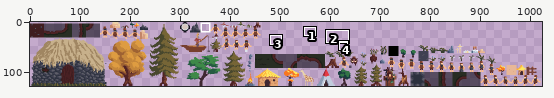
A sprite sheet gets an edit: android/assets/atlas/auto.png. The picture above shows the old version from afar; the outline marks the close-up.
Close-up. Before:
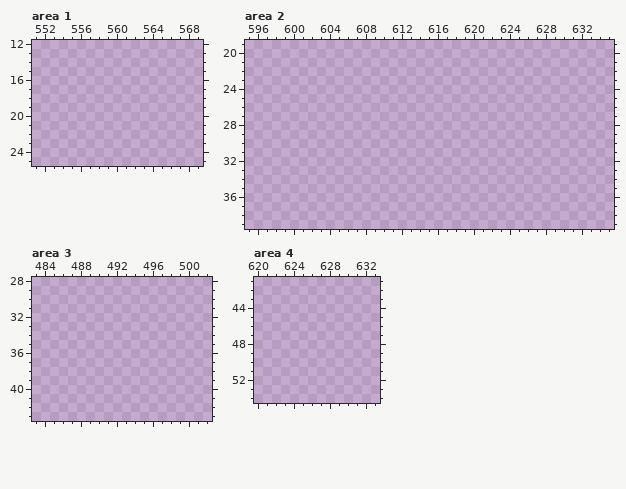
The file is 1024x128 pixels. Pixels under 10% opacity are left out. Colours within 5 levels of each other are drawn and written as one. Shown: area 1: x 551..569, y 12..25; area 2: x 595..635, y 19..39; area 3: x 483..502, y 28..43; area 4: x 620..633, y 41..54. The commit also changed other parts of the picture, which this record leaves out.
And afterwards:
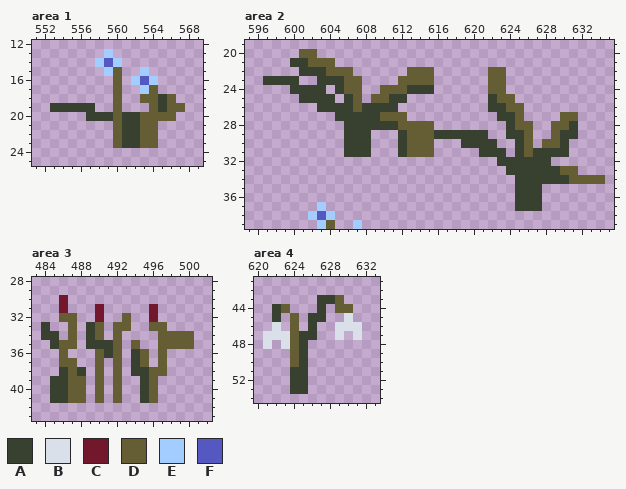
Palette (. is transparent): A #384030  B #dae0ea  C #73172d  D #655e35  E #a3ccff  F #5458c0
The edit:
Changed rows in their new state; - is an unchanged pixel.
Area 1:
first column x 553:
13 ------E--------
14 -----EFE-------
15 ------ED--E----
16 -------D-EFE---
17 -------D--ED---
18 -------D--DDAD-
19 AAAAA--D---DADD
20 ----AAADAADDDD-
21 -------DAADD---
22 -------DAADD---
23 -------DAADD---
Area 2:
first column x 597:
20 ----DD--------------------------------
21 ---AADDD------------------------------
22 ----AAADDD------DDD------DD-----------
23 AAAA--AAADD----DDDD------DD-----------
24 ---AAAA-ADD--DDDAAA------DD-----------
25 ----AAAA-AD-DDAA---------ADD----------
26 ------AAAADAAAA----------AADD---------
27 --------AAAAADDD----------AAD----DD---
28 ---------AAAAAADDDD--------ADD--DDA---
29 ---------AAA---ADDDAAAAAA--AAD--DAA---
30 ---------AAA---ADDD---AAAA--AD-DDA----
31 ---------AAA---ADDD-----AAA-ADAAAA----
32 --------------------------AAAAAA------
33 ---------------------------AAAAAADD---
34 ----------------------------AAAAAADDDD
35 ----------------------------AAA-------
36 ----------------------------AAA-------
37 ------E---------------------AAA-------
38 -----EFE------------------------------
39 ------ED--E---------------------------
Area 3:
first column x 484:
30 --C--------------
31 --C---C-----C----
32 --DD--C--D--C----
33 A--D-AD-DD--DD---
34 AA-D-AD-D----DDDD
35 -ADD-AAAD-D--DDDD
36 --D---DAD-AD-D---
37 --DD--D-D-AD-D---
38 --ADA-D-D-AADD---
39 -AADD-D-D--AD----
40 -AADD-D-D--AD----
41 -AADD-D-D--AD----
Area 4:
first column x 621:
43 ------AAD--
44 -AD---A-DD-
45 -A-D-AA--B-
46 -B-D-A--BBB
47 BBBDAA--B-B
48 B-BDA------
49 ---DA------
50 ---DA------
51 ---AA------
52 ---AA------
53 ---AA------
Boxes around the changes in both close-ups, in picture pixels (x1, y1, x2, y2):
added: (50, 49, 185, 148)
added: (263, 49, 605, 229)
added: (41, 295, 194, 403)
added: (263, 295, 362, 394)
